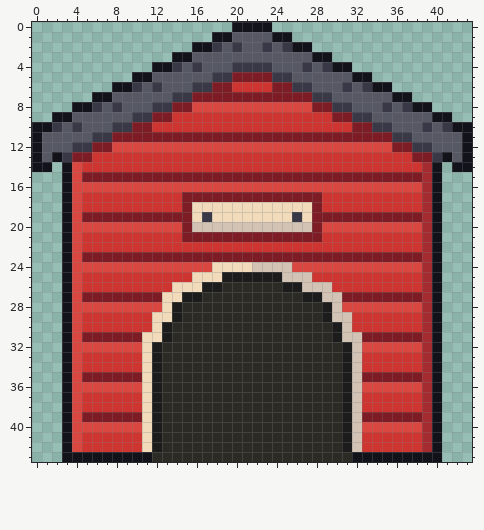
A pixel-art file gets an edit: art/source/kennel/kennel.aseprite. The picture above was drawn from the file before the commit.
44x44 pixels, 1 frame.
After the commit:
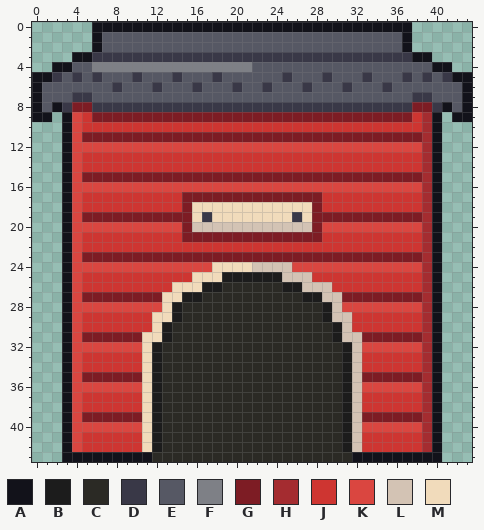
Palette (. is transparent): A #12121a  B #1c1c1c  C #2b2a25  D #393847  E #565864  F #7e8086  G #7d1c24  H #a42c30  J #ce3531  K #da4640  L #d3c3b4  M #f1dbbb
The edit:
The author put colour A in row 0 at x 6 to 19 and 24 to 37; in rows 1 to 2 at x 6 and 37; in row 3 at x 4 to 5 and 38 to 39; in row 4 at x 2 to 3 and 40 to 41; in row 5 at x 0 to 1 and 42 to 43; in rows 6 to 7 at x 0 and 43.
The author put colour A in row 8 at x 0, 2, 41 and 43; in row 9 at x 0 to 1 and 42 to 43.
Colour D becomes colour A in row 13 at x 3 and 40.
Colour E becomes colour A in rows 10 to 12 at x 3 and 40.
The author put colour D in row 3 at x 6 to 13 and 30 to 37; in row 5 at x 2, 4, 6, 37, 39 and 41; in row 7 at x 4 to 5 and 38 to 39; in row 8 at x 3 and 40.
Colour A becomes colour D in row 3 at x 14 to 15 and 28 to 29; in row 5 at x 10 and 33; in row 6 at x 8 and 35.
Colour E becomes colour D in row 3 at x 16 to 27; in row 5 at x 14 and 29; in row 8 at x 7, 9 to 11, 32 to 34 and 36.
Colour G becomes colour D in row 8 at x 14 to 15 and 28 to 29.
Colour J becomes colour D in row 6 at x 20 and 23.
Colour K becomes colour D in row 8 at x 16 to 27.
The author put colour E in row 1 at x 7 to 17 and 26 to 36; in row 2 at x 7 to 15 and 28 to 36; in row 4 at x 4 to 5 and 32 to 39; in row 5 at x 3, 5, 7 to 9, 34 to 36, 38 and 40; in row 6 at x 1 to 7 and 36 to 42; in row 7 at x 1 to 3 and 40 to 42.
The author put colour E in row 8 at x 1 and 42.
Colour A becomes colour E in row 1 at x 18 to 19 and 24 to 25; in row 2 at x 16 to 17 and 26 to 27; in row 4 at x 30 to 31; in row 5 at x 11 and 32; in row 6 at x 9 and 34; in row 7 at x 6 to 7 and 36 to 37.
Colour D becomes colour E in row 2 at x 18, 20, 23 and 25; in row 4 at x 22 to 23, 27 and 29; in row 5 at x 19 and 24; in row 6 at x 10, 17, 26 and 33; in row 7 at x 14 to 15 and 28 to 29.
Colour G becomes colour E in row 5 at x 20 to 23; in row 6 at x 18 to 19 and 24 to 25; in row 7 at x 16 to 27.
Colour J becomes colour E in row 6 at x 21 to 22.
The author put colour F in row 4 at x 6 to 11.
Colour A becomes colour F in row 4 at x 12 to 13.
Colour D becomes colour F in row 4 at x 14, 16 and 20 to 21.
Colour E becomes colour F in row 4 at x 15 and 17 to 19.
Colour A becomes colour G in row 8 at x 4 to 5 and 38 to 39.
Colour D becomes colour G in row 9 at x 10 to 11 and 32 to 33; in row 11 at x 6 to 7 and 36 to 37.
Colour E becomes colour G in row 9 at x 6 to 9 and 34 to 37; in row 11 at x 5 and 38.
Colour J becomes colour G in row 9 at x 14 to 29.
Colour D becomes colour H in row 10 at x 39; in row 12 at x 39.
Colour E becomes colour H in row 9 at x 39; in row 11 at x 39.
Colour G becomes colour H in row 13 at x 39.
Colour D becomes colour J in row 10 at x 8 to 9 and 34 to 35.
Colour E becomes colour J in row 9 at x 5 and 38; in row 10 at x 5 to 7 and 36 to 38.
Colour G becomes colour J in row 10 at x 10 to 11 and 32 to 33; in row 13 at x 5 and 38.
Colour D becomes colour K in row 10 at x 4; in row 12 at x 4 to 5 and 38.
Colour E becomes colour K in row 9 at x 4; in row 11 at x 4.
Colour G becomes colour K in row 12 at x 6 to 7 and 36 to 37; in row 13 at x 4.
Colour A is removed in row 9 at x 2 and 41; in row 10 at x 0 to 1 and 42 to 43; in rows 11 to 12 at x 0 and 43; in row 13 at x 0, 2, 41 and 43; in row 14 at x 0 to 1 and 42 to 43.
Colour D is removed in row 10 at x 2 and 41.
Colour E is removed in rows 11 to 12 at x 1 to 2 and 41 to 42; in row 13 at x 1 and 42.
